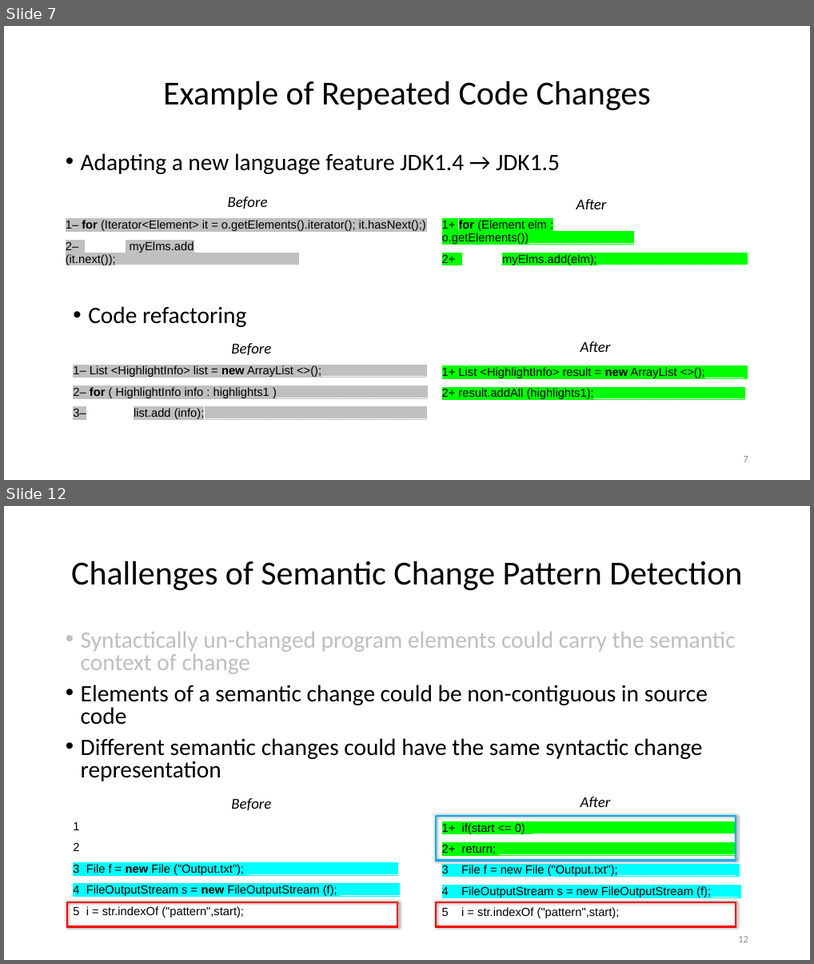
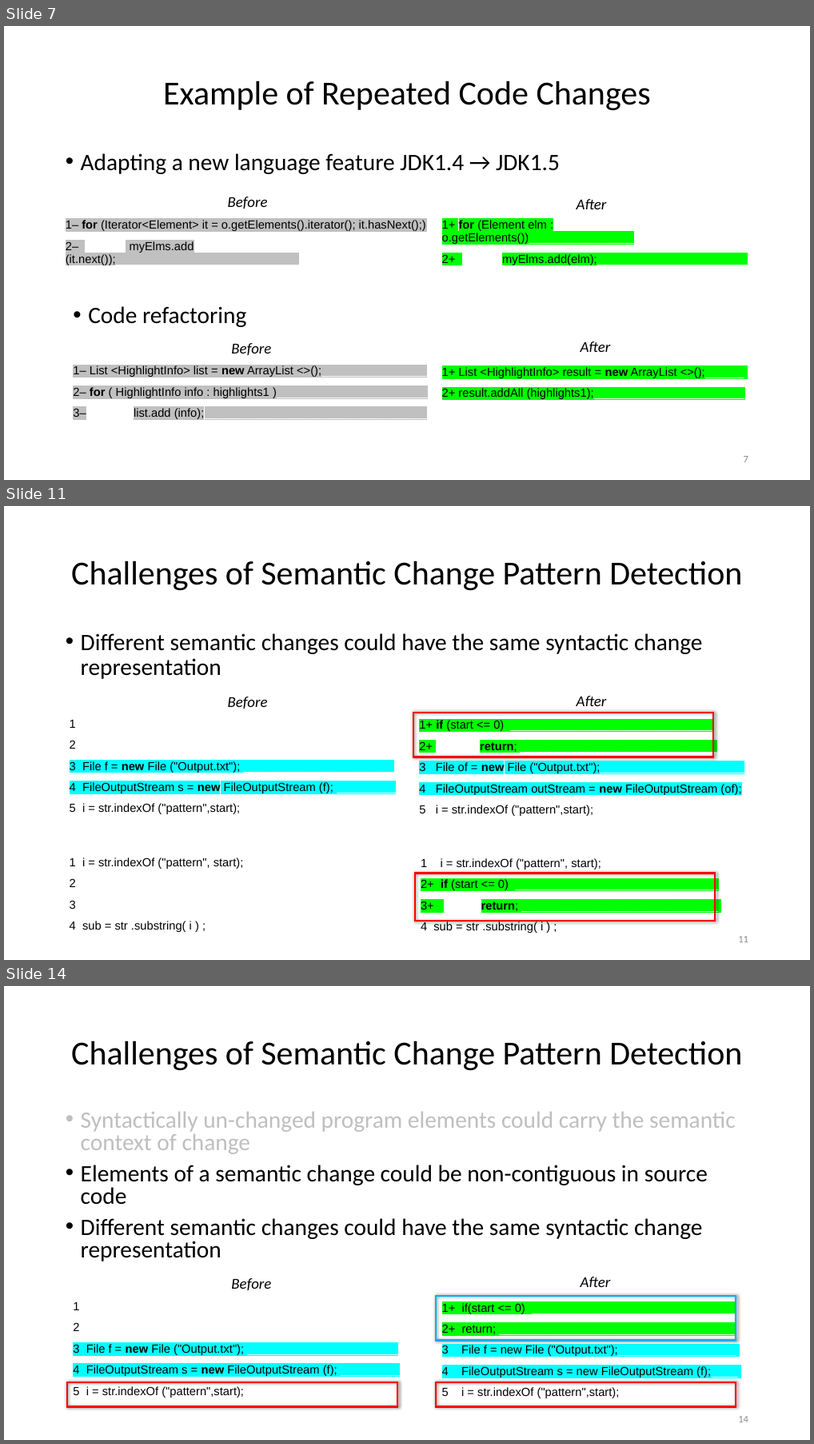
Before and after one commit to nguyenhoan/CPatMiner, a slide deck: CPatMiner_2.pptx. Shown one above the other, each under a label of ours: slides 7 and 12 before the commit, slides 7, 11 and 14 after it; the slides between them are not shown. The pictures are 814x964 and 814x1444 pixels, drawn with LibreOffice and Linux fonts; fonts in the diff are those of the drawing. Boxes give left, top, right and bottom in pixels: in the first picture for what was removed or moved away, otherwise in the second. Text is boxed around its words. In the diff, an @@ line names an element or a change of style, - is before the commit and + after.

```diff
--- a/CPatMiner_2.pptx
+++ b/CPatMiner_2.pptx
@@ slide 11 added at [4,506,810,960], background #FFFFFF @@
@@ title added at [71,561,742,591], 40 pt, text #000000 @@
+Challenges of Semantic Change Pattern Detection
@@ text added at [81,633,703,679], 28 pt, text #000000 @@
+• Different semantic changes could have the same syntactic change representation
@@ group added at [70,696,744,869]: 4 texts @@
+1
+2
+3 File f = new File ("Output.txt"); _______________________
+4 FileOutputStream s = new FileOutputStream (f); _________
+5 i = str.indexOf ("pattern",start); ______________________
+Before
+1+ if (start <= 0) _______________________________
+2+ return; ______________________________
+3 File of = new File ("Output.txt");______________________
+4 FileOutputStream outStream = new FileOutputStream (of);
+5 i = str.indexOf ("pattern",start);____
+After
@@ rectangle added at [414,713,714,757], outline #FF0000 2.25 pt @@
@@ text added at [421,804,620,932], 14 pt, text #000000 @@
+1 i = str.indexOf ("pattern", start);
+2+ if (start <= 0) _______________________________
+3+ return; ______________________________
+4 sub = str .substring( i ) ;
@@ text added at [70,857,244,932], 14 pt, text #000000 @@
+1 i = str.indexOf ("pattern", start);
+2
+3 3
+4 sub = str .substring( i ) ; ______________________
@@ rectangle added at [415,872,715,920], outline #FF0000 2.25 pt @@
@@ page number added at [738,936,749,942], 12 pt, text #8C8C8C @@
+11
@@ what was slide 12 is now slide 14 @@
@@ page number at [738,1416,749,1422]: text changed @@
-12
+14
```
Also in this commit, not shown: 4 slides changed, 1 other slide added.
